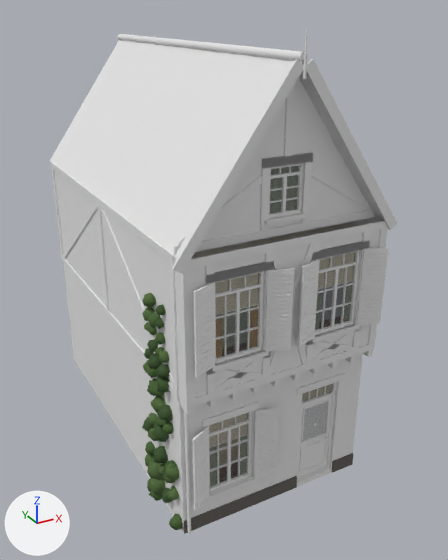
One commit to the glTF model assets/models/houses/street/Opposite_Opposite1_3.glb: the scene before it, then after it.
Camera for both pictures: a 50 mm lens placed at (-6.27, -9.06, 10.14), pointed at (0.43, 3.12, 4.05). Lighting does not change. The marker at lower left points along +X, +Y and +Z. The picture after the commit comes second. Vertices at exactly the same position are counted once.

Names of what the first picture shows: 'Opposite_Opposite1_3'.
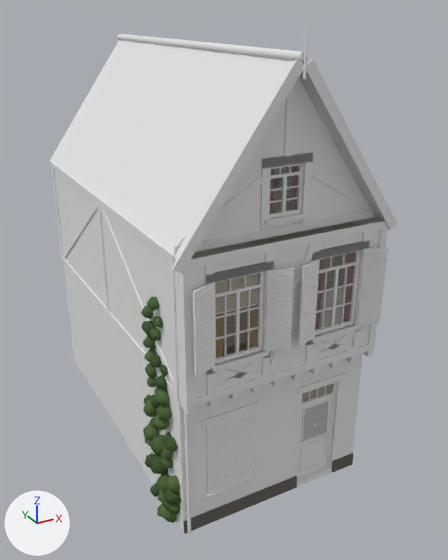
Edits to the bpy script that builds the scene:
```text
Change me_opposite_opposite1_3:
    used by ob_opposite_opposite1_3; location = (0.0, 0.0, 0.0)
    remove me_opposite_opposite1_3.from_pydata(...)  # 3790 vertices, 5596 faces; spans x -2.59..2.45, y -0.54..8.2, z 0.0..9.83
    add me_opposite_opposite1_3.from_pydata(...)  # 4032 vertices, 5944 faces; spans x -2.62..2.45, y -0.53..8.2, z -0.02..9.83
    me_opposite_opposite1_3 part 1: a new loose piece, a box spanning x 0.263..0.317, y 0.612..0.772, z 6.945..7.127, in mat_house
    me_opposite_opposite1_3 part 2: the loose piece of 26 vertices spanning x -2.48..-2.15, y 1.24..1.59, z 0.04..0.36 is rebuilt with 26 vertices and now spans x -2.47..-2.17, y 1.08..1.42, z 0.05..0.35
    me_opposite_opposite1_3 part 3: the loose piece of 26 vertices spanning x -2.49..-2.16, y 0.55..0.82, z 2.3..2.58 is rebuilt with 26 vertices and now spans x -2.52..-2.15, y 0.46..0.88, z 2.26..2.62
    me_opposite_opposite1_3 part 4: the loose piece of 26 vertices spanning x -2.45..-2.15, y 0.47..0.77, z 0.38..0.66 is rebuilt with 26 vertices and now spans x -2.55..-2.13, y 0.48..0.9, z 0.33..0.71
    me_opposite_opposite1_3 part 5: the loose piece of 26 vertices spanning x -2.46..-2.14, y 0.12..0.43, z 0.7..0.98 is rebuilt with 26 vertices and now spans x -2.56..-2.07, y 0.07..0.46, z 0.65..1.03
    me_opposite_opposite1_3 part 6: the loose piece of 26 vertices spanning x -2.46..-2.17, y 1.35..1.68, z 0.69..0.99 is rebuilt with 26 vertices and now spans x -2.49..-2.13, y 1.3..1.69, z 0.68..1.0
    me_opposite_opposite1_3 part 7: the loose piece of 26 vertices spanning x -2.48..-2.17, y 0.98..1.29, z 1.66..1.94 is rebuilt with 26 vertices and now spans x -2.55..-2.07, y 1.0..1.49, z 1.61..1.99
    me_opposite_opposite1_3 part 8: 69 loose pieces with 898 vertices, spanning x -2.59..1.58, y -0.33..1.7, z 0.02..6.14, are deleted
    me_opposite_opposite1_3 part 9: 143 vertices moved from x -2.2..2.15, y -0.54..1.01, z 0.8..7.53 to x -2.2..2.16, y -0.53..1.01, z 0.8..7.53; 756 vertices removed from x -2.55..0.06, y -0.53..1.47, z 0.62..7.53; 1752 vertices added at x -2.62..1.6, y -0.51..1.62, z -0.02..7.78
    me_opposite_opposite1_3 part 10: 44 kept faces spanning x -2.08..2.08, y -0.19..0.52, z 3.85..7.53 get new vertex colours; the middle colour goes from grey #9ea88f to pink #b8857f
    other edits to the shape of me_opposite_opposite1_3 do not show in these pictures
```

Location of each change, [x1, y1, x2, y2] in pixels of the pictures (448 x 560 px):
part 1 of me_opposite_opposite1_3, added: after [275, 178, 282, 188]
part 2 of me_opposite_opposite1_3, rebuilt (mostly hidden before): before [147, 483, 152, 492]; after [150, 482, 160, 497]
part 3 of me_opposite_opposite1_3, rebuilt: before [155, 417, 164, 427]; after [153, 415, 169, 430]
part 4 of me_opposite_opposite1_3, rebuilt: before [162, 488, 172, 503]; after [157, 490, 163, 503]
part 5 of me_opposite_opposite1_3, rebuilt: before [166, 486, 179, 501]; after [163, 488, 181, 505]
part 6 of me_opposite_opposite1_3, rebuilt: before [145, 453, 154, 466]; after [145, 453, 153, 468]
part 7 of me_opposite_opposite1_3, rebuilt: before [149, 431, 159, 441]; after [143, 422, 160, 440]
part 8 of me_opposite_opposite1_3, deleted: before [142, 233, 355, 530]
part 9 of me_opposite_opposite1_3, reshaped: before [142, 167, 383, 483]; after [141, 166, 385, 523]
part 10 of me_opposite_opposite1_3, edited (looks the same): [223, 166, 355, 348] in both
